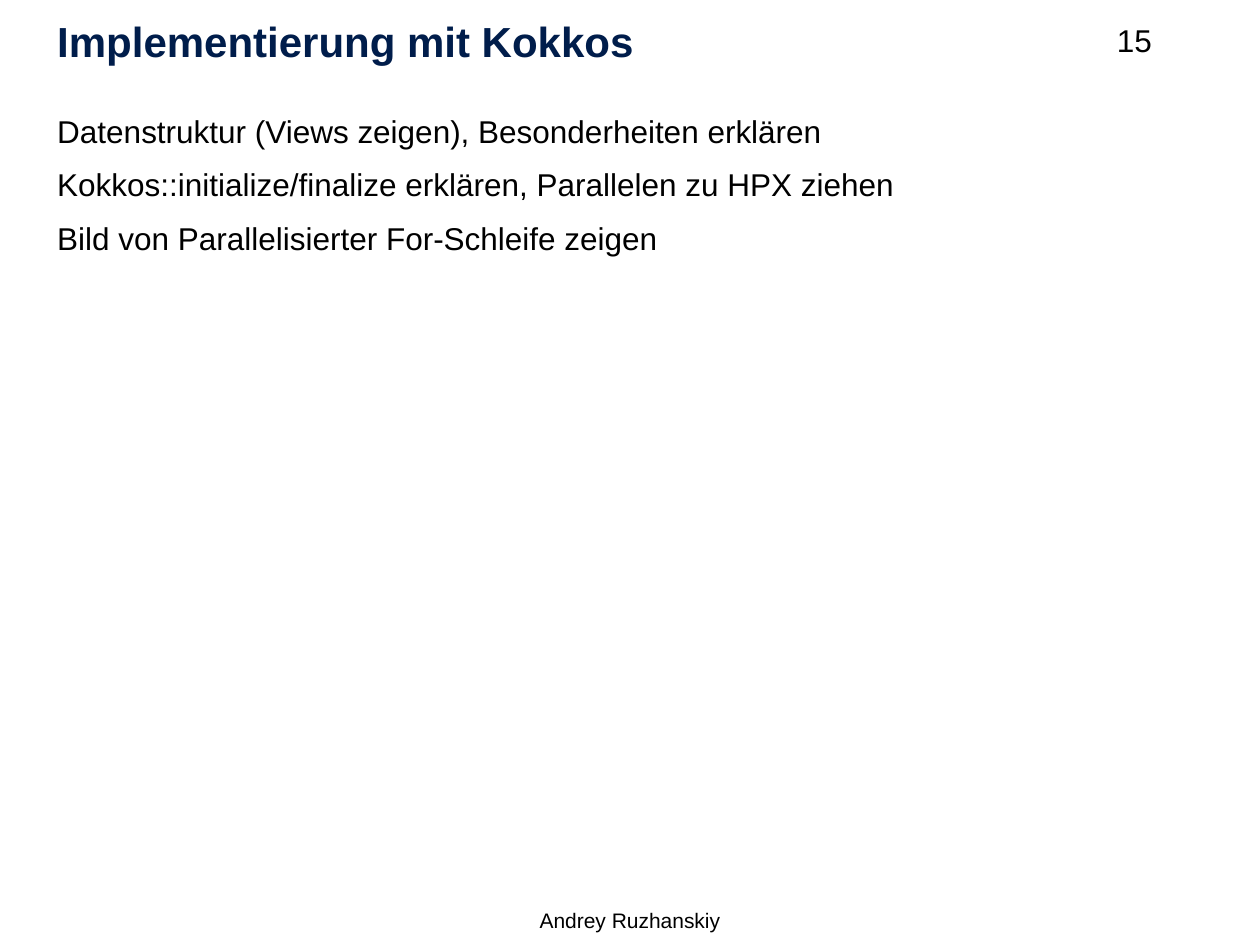
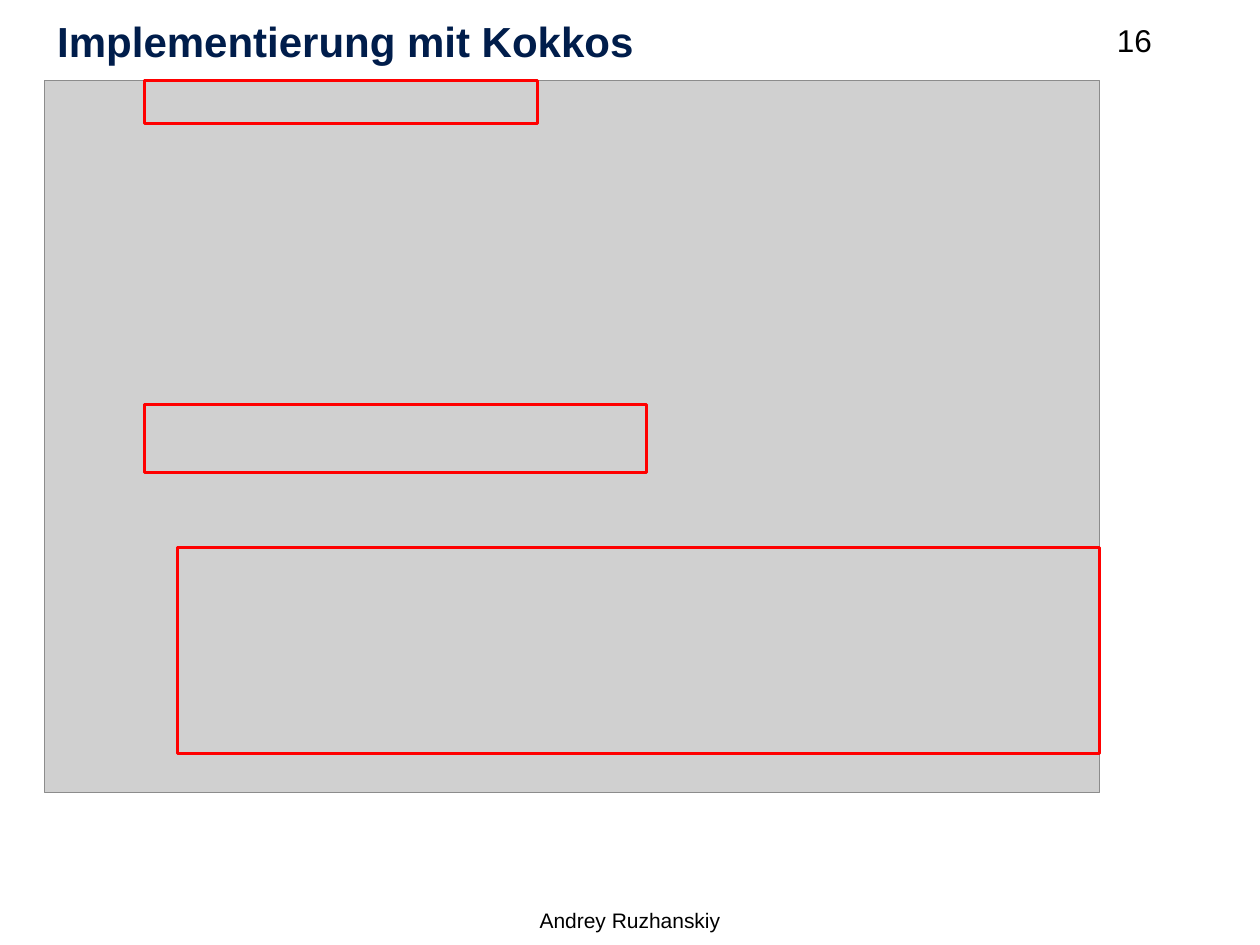
Before and after one commit to Setahero/HPC_Kokkos_HS, a slide deck: slide 16 of Hauptseminar HPC.pptx (slide 15 before the commit). Drawn at 1260x945 pixels with LibreOffice and Linux fonts; fonts in the diff are those of the drawing; grey boxes stand for pictures; background and template pictures are left out. Boxes give left, top, right and bottom in pixels: in the first picture for what was removed or moved away, otherwise in the second. Text is boxed around its words. In the diff, an @@ line names an element or a change of style, - is before the commit and + after.

```diff
--- a/Hauptseminar HPC.pptx
+++ b/Hauptseminar HPC.pptx
@@ page number at (x1=1117, y1=30, x2=1152, y2=53): text changed @@
-15
+16
@@ picture added at (x1=44, y1=81, x2=1099, y2=793) @@
@@ rectangle added at (x1=144, y1=81, x2=537, y2=123), outline #FF0000 1.75 pt @@
@@ text removed at (x1=57, y1=120, x2=894, y2=256) @@
-Datenstruktur (Views zeigen), Besonderheiten erklären
-Kokkos::initialize/finalize erklären, Parallelen zu HPX ziehen
-Bild von Parallelisierter For-Schleife zeigen
@@ rectangle added at (x1=144, y1=404, x2=646, y2=472), outline #FF0000 1.75 pt @@
@@ rectangle added at (x1=178, y1=547, x2=1100, y2=753), outline #FF0000 1.75 pt @@
```
Also in this commit, not shown: 9 other slides changed, 3 slides added, 1 slide removed.
